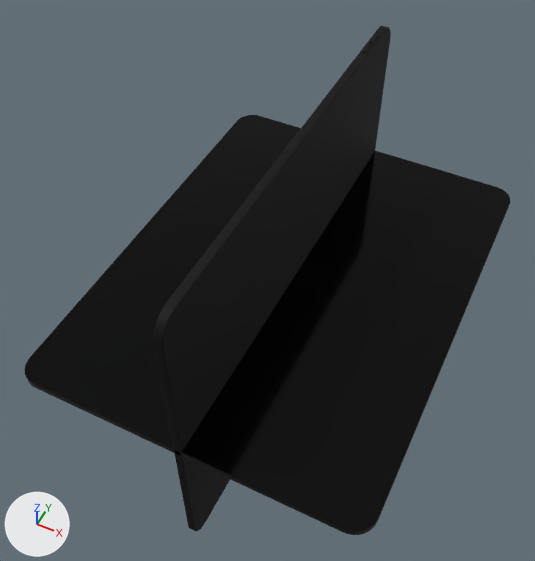
A saved change to the glTF model iPad_Pro.glb.
The view is the same before and after, from a camera (50 mm lens) standing at (1.29, -2.93, 3.53) and looking at (-0.13, -0.09, -0.02). The lights are fixed; the arrows at lower left show +X, +Y and +Z.

The first picture shows 'Bak', 'Body'.
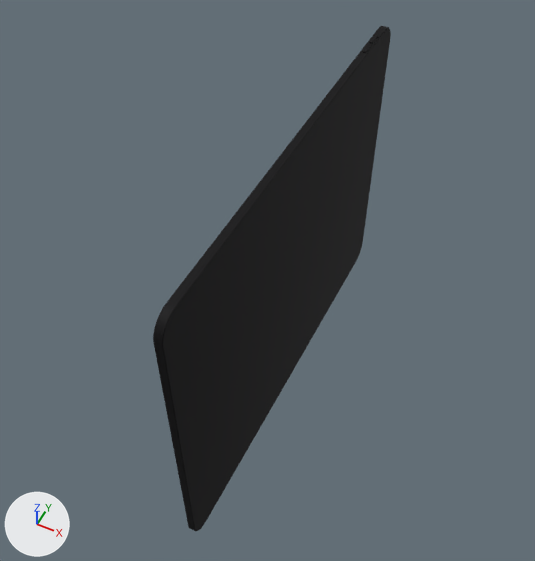
Pixel boxes (x1, y1, x2, y2) of what changed, in the pictures (535 x 561 px):
'Bak', deleted (black): before (24, 115, 510, 535)

The change, as a list of edits to the scene's bpy script:
```text
Remove ob_bak:
    ob_bak = bpy.data.objects.new('Bak', me_cube_002)
    ob_bak.location = (0.0, 0.0, 0.0)
```
